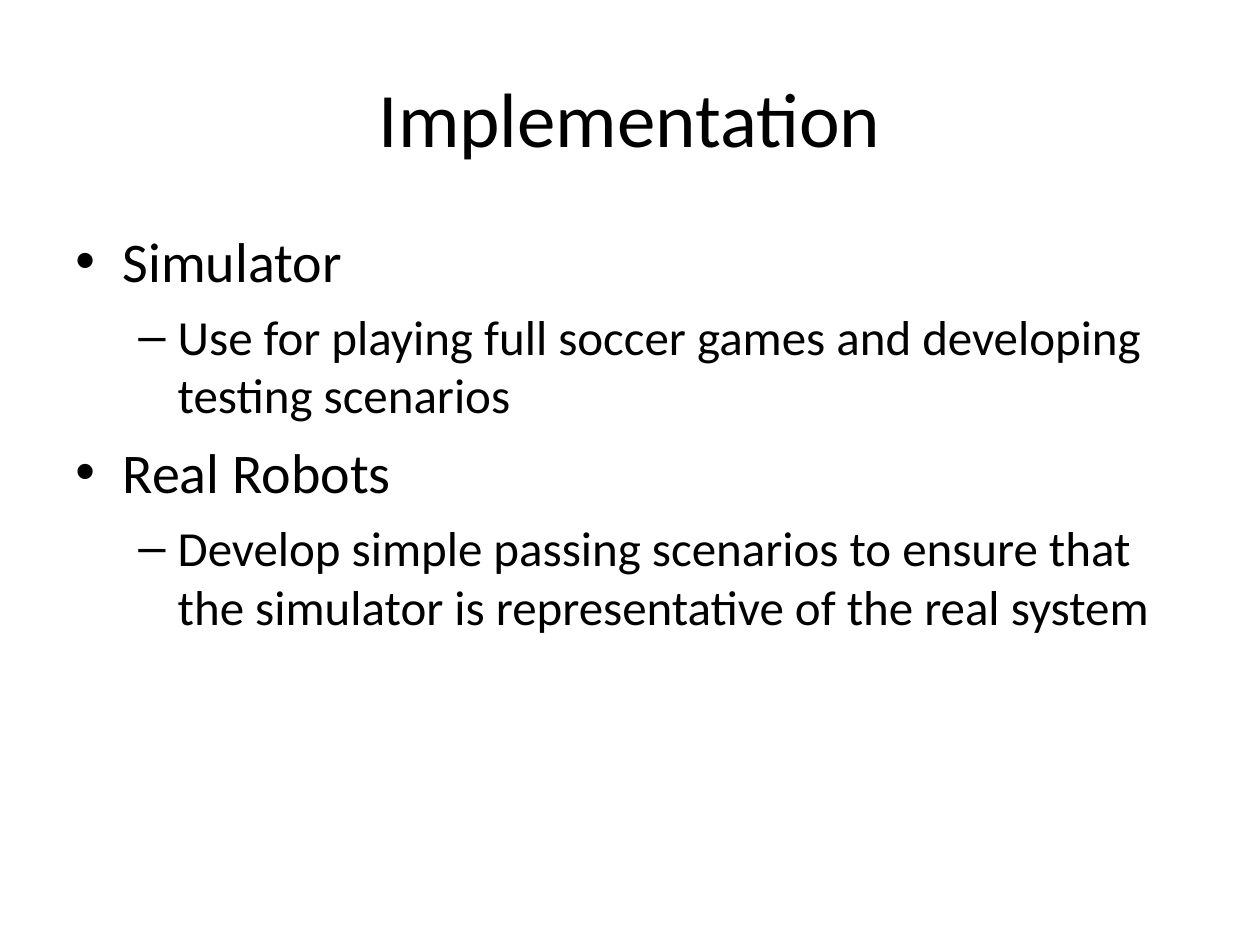
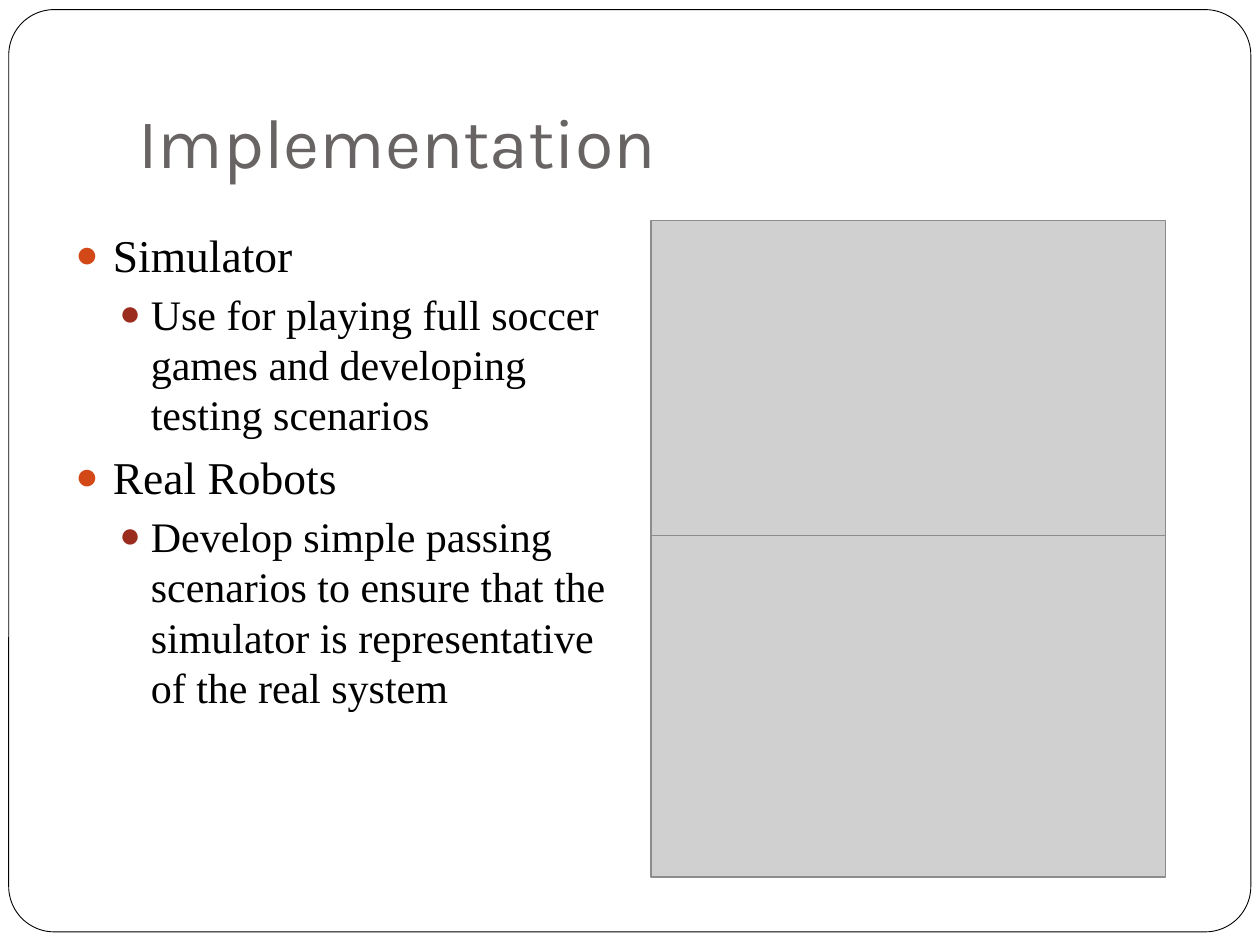
Before and after one commit to oarslan3/gt-cs-rip-projects, a slide deck: slide 7 of final/ProposalPresentation.ppt. Drawn at 1260x945 pixels with LibreOffice and Linux fonts; fonts in the diff are those of the drawing; grey boxes stand for pictures. Boxes give left, top, right and bottom in pixels: in the first picture for what was removed or moved away, otherwise in the second. Text is boxed around its words. In the diff, an @@ line names an element or a change of style, - is before the commit and + after.

Commit message:
Updated presentation with pictures and prettiness

```diff
--- a/final/ProposalPresentation.ppt
+++ b/final/ProposalPresentation.ppt
@@ rounded rectangle added at <box>9,10,1251,932</box>, fill #FFFFFF, outline #000000 0.51 pt @@
@@ title "Implementation": place and size @@
-title "Implementation" at <box>379,93,881,160</box>
+title "Implementation" at <box>138,120,655,184</box>
@@ title "Implementation" at <box>138,120,655,184</box>: size 44 to 40 pt, font Calibri to Karla, text colour #000000 to #696464; alignment centre to left; vertical alignment middle to bottom @@
@@ text "Simulator" at <box>113,240,605,712</box>: size 32 to 26 pt in "Simulator", "Real Robots"; font Calibri to Times New Roman; size 28 to 24 pt in "Use for playing full soccer games and ...", "Develop simple passing scenarios to ensure that ..."; bullet • to ●; less space between paragraphs; bullet colour #000000 to #D34817; bullet – to ●; bullet colour #000000 to #9B2D1F @@
@@ picture added at <box>651,220,1166,536</box> @@
@@ picture added at <box>651,536,1166,877</box> @@
```
Also in this commit, not shown: 8 other slides changed.
